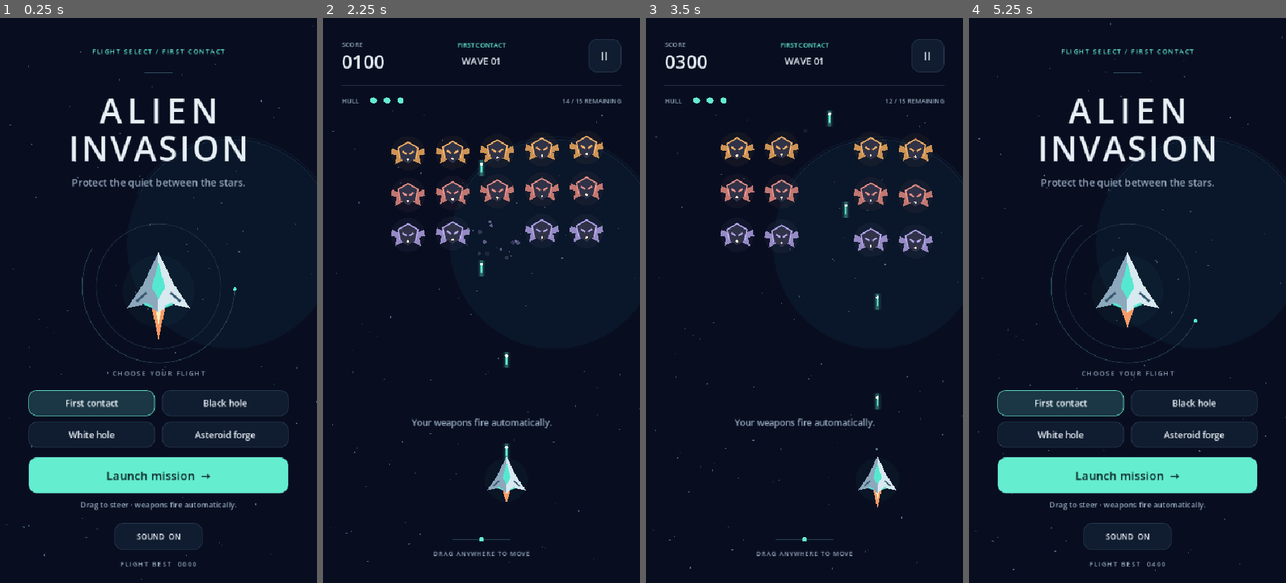
Above: before the commit, frames 1-4 (left to right).
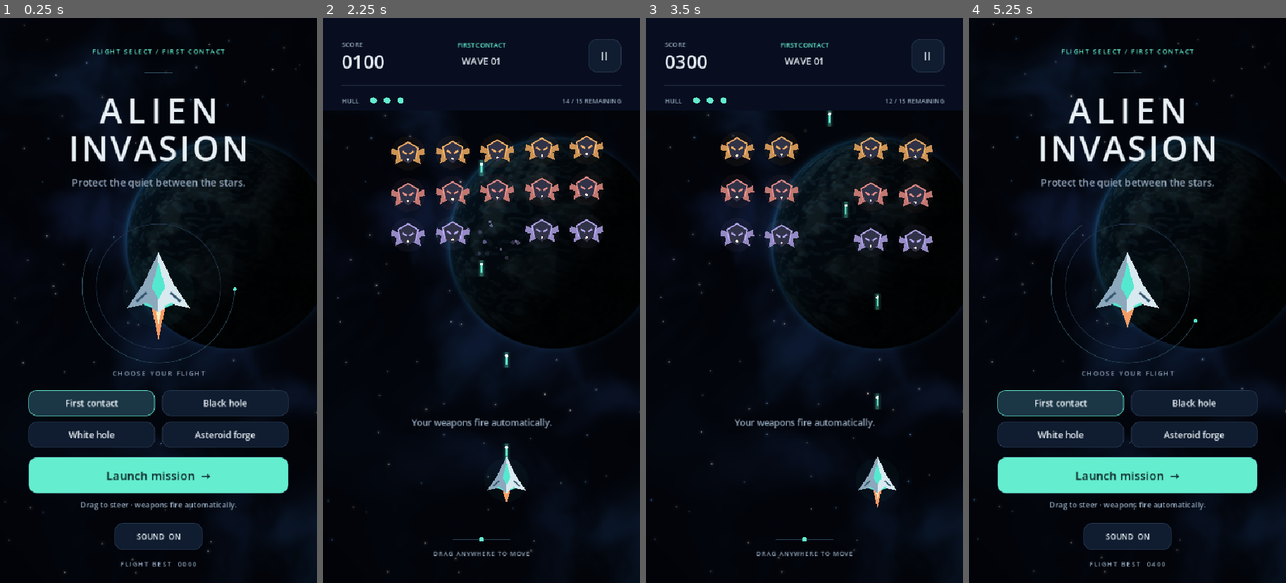
Above: after the commit, the same moments.

Repository: walgak/alien-invasion
Game: Godot game, scene res://main.tscn
The game is run twice, just before and just after one commit, with the same random seed, the same clock (stepped at 60 frames per second) and the same inputs.
Inputs (mouse positions are in pixels of both pictures, inside the frame that each line leads up to):
- Up to frame 1 (0.25 s): no input
- Up to frame 2 (2.25 s): click "Launch mission →" at 0.5 s; tap Enter at 1.25 s; move the mouse to (551, 272) at 1.27 s; hold Right (ui_right) 1.28-2 s; tap P at 1.35 s; click (551, 272) at 1.42 s; tap Space at 1.52 s; click "Resume flight →" at 2 s
- Up to frame 3 (3.5 s): drag from (741, 328) to (788, 413) at 2.77 s
- Up to frame 4 (5.25 s): move the mouse to (1159, 176) at 3.52 s; hold Right (ui_right) 3.53-4.25 s; tap P at 3.6 s; click (1159, 176) at 3.67 s; tap Space at 4.25 s; drag from (1111, 413) to (1032, 215) at 4.27 s; click "Return to title" at 5 s

The runs differ from the first frame. In frame 1, 12% of the frame differs, in the area x 0-100%, y 1-100%; in frame 2, 12%; in frame 3, 11%; in frame 4, 12%, in the area x 0-100%, y 0-100%.

Commit message:
Refract the background through space folds and boss attacks

Diff:
--- a/mobile/scripts/asteroid.gd
+++ b/mobile/scripts/asteroid.gd
@@ -69,11 +69,19 @@
 func _draw() -> void:
 	draw_fold_lines()
 	draw_colored_polygon(outline, Color("fff0d5") if flash > 0 else Color("495065"))
+	if flash <= 0:
+		var light := Vector2(-0.6, -0.8).rotated(-rotation)
+		for i in range(outline.size()):
+			var next := (i + 1) % outline.size()
+			var facing := (outline[i] + outline[next]).normalized().dot(light)
+			var face := PackedVector2Array([Vector2(-radius * 0.12, -radius * 0.08), outline[i], outline[next]])
+			draw_colored_polygon(face, Color("303747").lerp(Color("8795aa"), (facing + 1.0) * 0.5))
 	var closed := outline.duplicate()
 	closed.append(outline[0])
 	draw_polyline(closed, Color("caa48c"), 1.5, true)
 	draw_circle(Vector2(-radius * 0.3, -radius * 0.25), radius * 0.25, Color("2d3449"))
 	draw_circle(Vector2(radius * 0.28, radius * 0.1), radius * 0.16, Color("333c50"))
+	draw_arc(Vector2(-radius * 0.3, -radius * 0.25), radius * 0.25, 0.2 - rotation, 2.3 - rotation, 20, Color("a4abc2", 0.45), 1.0, true)
 	var damage_ratio := 1.0 - float(health) / float(max_health)
 	if damage_ratio > 0.28:
 		draw_polyline(PackedVector2Array([Vector2(-radius, 0), Vector2(0, -5), Vector2(5, 9), Vector2(radius, radius * 0.4)]), Color("ffb86a"), 2, true)
--- a/mobile/scripts/boss.gd
+++ b/mobile/scripts/boss.gd
@@ -244,8 +244,14 @@
 		draw_rift_cannon(tint)
 	draw_space_folds(well_position, radius, tint, active)
 	if active:
-		draw_circle(well_position, radius, Color("f2fdff") if kind == "white" else Color("01030a"))
-		draw_arc(well_position, radius, 0, TAU, 56, tint, 3, true)
+		if kind == "white":
+			for layer in range(8, 0, -1):
+				var fraction := float(layer) / 8.0
+				draw_circle(well_position, radius * fraction, Color("a5d9ef").lerp(Color("ffffff"), 1.0 - fraction))
+		else:
+			draw_circle(well_position, radius, Color("01030a"))
+		draw_arc(well_position, radius, 0, TAU, 56, Color(tint, 0.6), 2, true)
+		draw_arc(well_position + Vector2(-1, -1), radius + 1.5, -2.8, -0.3, 40, Color("e6ecff"), 1.4, true)
 	else:
 		draw_arc(well_position, radius, animation_time, animation_time + PI * 1.65, 48, tint, 2, true)
 		draw_line(well_position - Vector2(9,0), well_position + Vector2(9,0), tint, 1, true)
@@ -254,44 +260,21 @@
 		draw_arc(game.ship.position, 42 + (0.18 - tap_flash) * 110, 0, TAU, 56, Color("6cf4d4"), 2, true)
 
 func draw_space_folds(center: Vector2, core_radius: float, tint: Color, active: bool) -> void:
-	var fold_span := 96.0 if active else 58.0
-	var fold_count := 7 if active else 5
+	# The background shader bends the sky. These sparse glints sit on its ridges.
 	var direction := 1.0 if kind == "white" else -1.0
-	var pulse := fposmod(animation_time * (0.72 if active else 0.38) * direction, 1.0)
-	for i in range(fold_count):
-		var travel := fposmod(float(i) / float(fold_count) + pulse, 1.0)
-		var ring_offset := travel * fold_span
-		var alpha := 0.11 + (1.0 - travel) * (0.29 if active else 0.12)
-		var line_width := 1.2 + (1.0 - travel) * (1.0 if active else 0.3)
-		if kind == "white":
-			alpha = 0.09 + travel * (0.27 if active else 0.11)
-			line_width = 1.0 + travel * (1.0 if active else 0.3)
-		var ring_radius := core_radius + 8.0 + ring_offset
-		draw_warped_ring(center, ring_radius, i, Color(tint, alpha), line_width)
-	if not active:
-		return
-	for i in range(14):
-		var angle := float(i) / 14.0 * TAU + sin(animation_time * 0.7 + i) * 0.08
-		var outer := core_radius + 118.0 + sin(animation_time * 1.1 + i * 0.7) * 8.0
-		var inner := core_radius + 22.0 + cos(animation_time * 1.4 + i) * 5.0
-		if kind == "white":
-			var swap := inner
-			inner = outer - 44.0
-			outer = swap + 118.0
-		var from := center + Vector2.from_angle(angle) * inner
-		var to := center + Vector2.from_angle(angle + 0.045 * direction) * outer
-		draw_line(from, to, Color(tint, 0.08), 1.0, true)
-
-func draw_warped_ring(center: Vector2, ring_radius: float, seed: int, color: Color, width: float) -> void:
-	var points := PackedVector2Array()
-	var segments := 96
-	for n in range(segments + 1):
-		var angle := float(n) / float(segments) * TAU
-		var ripple := sin(angle * 5.0 + animation_time * 2.5 + seed * 0.9) * 4.0
-		ripple += sin(angle * 9.0 - animation_time * 1.7 + seed * 0.45) * 2.2
-		var squeeze := 1.0 + sin(angle * 2.0 + animation_time + seed) * 0.025
-		points.append(center + Vector2.from_angle(angle) * (ring_radius * squeeze + ripple))
-	draw_polyline(points, color, width, true)
+	var spacing := TAU / 0.255
+	var offset := fposmod(animation_time * direction * 5.5 / 0.255, spacing)
+	var outer := 164.0 if active else 112.0
+	for i in range(6):
+		var ring_radius := core_radius + offset + i * spacing
+		if ring_radius > outer:
+			break
+		var envelope := (1.0 - smoothstep(outer * 0.66, outer, ring_radius)) * smoothstep(core_radius, core_radius + 12.0, ring_radius)
+		var points := PackedVector2Array()
+		for n in range(33):
+			var angle := -2.9 + float(n) / 32.0 * 1.7
+			points.append(center + Vector2(cos(angle), sin(angle) * 0.83) * ring_radius)
+		draw_polyline(points, Color(tint, envelope * (0.17 if active else 0.05)), 1.0, true)
 
 func draw_rift_cannon(tint: Color) -> void:
 	var trail := PackedVector2Array()
--- a/mobile/scripts/game.gd
+++ b/mobile/scripts/game.gd
@@ -9,6 +9,8 @@
 const Interface = preload("res://scripts/interface.gd")
 const Boss = preload("res://scripts/boss.gd")
 const Asteroid = preload("res://scripts/asteroid.gd")
+const SpaceBackground = preload("res://scripts/space_background.gd")
+const SpaceFolds = preload("res://scripts/space_folds.gd")
 const ENEMY_COUNT := 15
 const POINTS_PER_ENEMY := 100
 enum State { MENU, PLAYING, PAUSED, WON, LOST }
@@ -35,20 +37,19 @@
 var enemies: Array[Node2D] = []
 var projectiles: Array[Node2D] = []
 var particles: Array[Dictionary] = []
-var stars: Array[Vector3] = []
 var rng := RandomNumberGenerator.new()
 var progress = Progress.new()
 var ship = Ship.new()
 var sound = Sound.new()
 var interface = Interface.new()
+var space_background = SpaceBackground.new()
+var space_folds = SpaceFolds.new()
 
 func _ready() -> void:
 	rng.randomize()
-	# A separate deterministic generator keeps the sky independent of gameplay.
-	var sky := RandomNumberGenerator.new()
-	sky.seed = 41
-	for i in range(95):
-		stars.append(Vector3(sky.randf(), sky.randf(), sky.randf_range(0.3, 1.0)))
+	space_background.z_index = -30
+	add_child(space_background)
+	add_child(space_folds)
 	add_child(ship)
 	add_child(sound)
 	sound.enabled = progress.sound_enabled
@@ -80,6 +81,7 @@
 			boss.well_position *= resize_scale
 	interface.size = arena
 	interface.refresh()
+	refresh_space()
 	queue_redraw()
 
 func show_title() -> void:
@@ -183,6 +185,11 @@
 				particles.remove_at(i)
 	queue_redraw()
 	interface.queue_redraw()
+	refresh_space()
+
+func refresh_space() -> void:
+	space_background.update_background(arena, visual_time)
+	space_folds.update_effects(self)
 
 func update_enemies(_delta: float) -> void:
 	var spacing_scale := minf(1.0, (arena.x - 160.0) / 304.0)
@@ -435,14 +442,6 @@
 		progress.save()
 
 func _draw() -> void:
-	draw_rect(Rect2(Vector2.ZERO, arena), Color("080e20"))
-	var planet := Vector2(arena.x * 0.73, arena.y * 0.4)
-	draw_circle(planet, 178, Color("0a1629"))
-	draw_arc(planet, 178, -2.65, 0.2, 100, Color("162b43"), 1, true)
-	draw_arc(planet, 182, -2.65, 0.0, 100, Color(0.1, 0.25, 0.32, 0.22), 2, true)
-	for star in stars:
-		var point := Vector2(star.x * arena.x, fmod(star.y * arena.y + visual_time * star.z * 10.0, arena.y))
-		draw_circle(point, 0.6 + star.z * 0.7, Color(0.57, 0.74, 0.85, star.z * 0.58))
 	if state == State.MENU:
 		var center := Vector2(arena.x * 0.5, arena.y * 0.475)
 		draw_arc(center, 106, 0.0, TAU, 90, Color("203248"), 1, true)
--- /dev/null
+++ b/mobile/scripts/space_background.gd
@@ -0,0 +1,21 @@
+extends Node2D
+## An opaque, textured sky behind the actors and the space-fold refraction pass.
+
+const SKY_SHADER = preload("res://shaders/space_background.gdshader")
+
+var arena_size := Vector2(540.0, 960.0)
+var sky_material := ShaderMaterial.new()
+
+func _init() -> void:
+	sky_material.shader = SKY_SHADER
+	material = sky_material
+	update_background(arena_size, 0.0)
+
+func update_background(arena: Vector2, time: float) -> void:
+	arena_size = arena
+	sky_material.set_shader_parameter("arena_size", arena_size)
+	sky_material.set_shader_parameter("visual_time", time)
+	queue_redraw()
+
+func _draw() -> void:
+	draw_rect(Rect2(Vector2.ZERO, arena_size), Color.WHITE)
--- /dev/null
+++ b/mobile/scripts/space_folds.gd
@@ -0,0 +1,59 @@
+extends ColorRect
+## One background-only refraction pass; actors and HUD draw above this layer.
+
+const MAX_LENSES := 8
+const MAX_STRANDS := 6
+const FoldShader = preload("res://shaders/space_folds.gdshader")
+var lens_count := 0
+var strand_count := 0
+
+func _init() -> void:
+	mouse_filter = Control.MOUSE_FILTER_IGNORE
+	z_index = -20
+	material = ShaderMaterial.new()
+	material.shader = FoldShader
+
+func update_effects(game: Node2D) -> void:
+	size = game.arena
+	var lenses := PackedVector4Array()
+	var styles := PackedVector4Array()
+	var strands := PackedVector4Array()
+	var strand_styles := PackedVector4Array()
+	var boss: Node2D = game.boss
+	if is_instance_valid(boss) and boss.visible:
+		if boss.kind != "asteroid" and boss.phase in ["warning", "active"]:
+			var active: bool = boss.phase == "active"
+			lenses.append(Vector4(boss.well_position.x, boss.well_position.y, 164.0 if active else 112.0, 1.0 if active else 0.3))
+			styles.append(Vector4(31.0 if active else 25.0, 1.0 if boss.kind == "white" else -1.0, 0.0, boss.animation_time))
+			if boss.cannon_active:
+				lenses.append(Vector4(boss.cannon_position.x, boss.cannon_position.y, 57.0, 0.85))
+				styles.append(Vector4(10.0, 1.0, 1.0, boss.animation_time))
+				var tail: Vector2 = boss.cannon_position - boss.cannon_velocity.normalized() * 112.0
+				strands.append(Vector4(tail.x, tail.y, boss.cannon_position.x, boss.cannon_position.y))
+				strand_styles.append(Vector4(20.0, 0.75, boss.animation_time, 1.0))
+		elif boss.kind == "asteroid" and boss.phase in ["active", "clearing"]:
+			lenses.append(Vector4(boss.body_position.x, boss.body_position.y, 87.0, 0.28))
+			styles.append(Vector4(36.0, -1.0, 1.0, boss.animation_time))
+		for rock in game.asteroids:
+			if lenses.size() < MAX_LENSES:
+				var strength := 0.65 if rock.motion_phase != "flight" else 0.3
+				lenses.append(Vector4(rock.position.x, rock.position.y, rock.radius + 39.0, strength))
+				styles.append(Vector4(rock.radius * 0.85, -1.0, 1.0, boss.animation_time))
+			if rock.fold_life > 0.0 and strands.size() < MAX_STRANDS:
+				var alpha: float = rock.fold_life / rock.RELEASE_FADE_SECONDS
+				strands.append(Vector4(rock.fold_origin.x, rock.fold_origin.y, rock.position.x, rock.position.y))
+				strand_styles.append(Vector4(16.0 + rock.radius * 0.2, alpha, boss.animation_time, -1.0))
+	lens_count = lenses.size()
+	strand_count = strands.size()
+	lenses.resize(MAX_LENSES)
+	styles.resize(MAX_LENSES)
+	strands.resize(MAX_STRANDS)
+	strand_styles.resize(MAX_STRANDS)
+	material.set_shader_parameter("arena_size", size)
+	material.set_shader_parameter("lens_count", lens_count)
+	material.set_shader_parameter("lenses", lenses)
+	material.set_shader_parameter("lens_styles", styles)
+	material.set_shader_parameter("strand_count", strand_count)
+	material.set_shader_parameter("strands", strands)
+	material.set_shader_parameter("strand_styles", strand_styles)
+	visible = lens_count > 0 or strand_count > 0
--- /dev/null
+++ b/mobile/shaders/space_background.gdshader
@@ -0,0 +1,93 @@
+shader_type canvas_item;
+render_mode unshaded;
+
+uniform vec2 arena_size = vec2(540.0, 960.0);
+uniform float visual_time = 0.0;
+
+varying vec2 canvas_position;
+
+float hash21(vec2 p) {
+	p = fract(p * vec2(123.34, 456.21));
+	p += dot(p, p + 45.32);
+	return fract(p.x * p.y);
+}
+
+float noise(vec2 p) {
+	vec2 cell = floor(p);
+	vec2 f = fract(p);
+	f = f * f * (3.0 - 2.0 * f);
+	return mix(mix(hash21(cell), hash21(cell + vec2(1.0, 0.0)), f.x),
+		mix(hash21(cell + vec2(0.0, 1.0)), hash21(cell + vec2(1.0)), f.x), f.y);
+}
+
+float cloud_noise(vec2 p) {
+	float value = 0.0;
+	float amplitude = 0.53;
+	for (int octave = 0; octave < 4; octave++) {
+		value += amplitude * noise(p);
+		p = mat2(vec2(1.60, 1.20), vec2(-1.20, 1.60)) * p + vec2(8.3, 2.7);
+		amplitude *= 0.48;
+	}
+	return value;
+}
+
+vec3 star_layer(vec2 p, float spacing, float seed) {
+	vec2 grid = p / spacing;
+	vec2 cell = floor(grid);
+	float chance = hash21(cell + seed);
+	vec2 offset = vec2(hash21(cell + seed + 9.1), hash21(cell + seed + 38.4));
+	// Keep each star inside its tile, including its halo, so there are no seams.
+	vec2 delta = (fract(grid) - mix(vec2(0.16), vec2(0.84), offset)) * spacing;
+	float size = mix(0.45, 1.15, chance);
+	float distance_squared = dot(delta, delta);
+	float core = exp(-distance_squared / (size * size));
+	float halo = exp(-distance_squared / (size * size * 13.0)) * 0.12;
+	float twinkle = 0.80 + 0.20 * sin(visual_time * (0.50 + chance) + chance * 73.0);
+	vec3 tint = mix(vec3(0.37, 0.65, 0.97), vec3(0.94, 0.87, 0.71), offset.x);
+	return tint * (core + halo) * twinkle * step(0.42, chance);
+}
+
+void vertex() {
+	canvas_position = VERTEX;
+}
+
+void fragment() {
+	vec2 p = canvas_position;
+	vec2 uv = p / max(arena_size, vec2(1.0));
+	vec2 sky = p / 410.0;
+	float broad = cloud_noise(sky * 1.3 + vec2(6.2, 3.8));
+	float cloud = cloud_noise(sky * 4.2 + vec2(broad * 2.5, broad * -1.8));
+	float band_distance = (uv.x - 0.73 + 0.40 * sin(uv.y * 4.0 + 0.5)) * 1.75;
+	float band = exp(-band_distance * band_distance);
+	float filaments = smoothstep(0.34, 0.83, cloud) * band;
+	vec3 color = mix(vec3(0.007, 0.013, 0.032), vec3(0.013, 0.027, 0.061), broad);
+	vec3 nebula_tint = mix(vec3(0.047, 0.058, 0.155), vec3(0.021, 0.127, 0.166), broad);
+	color += nebula_tint * filaments * 0.78;
+	color += vec3(0.030, 0.026, 0.061) * pow(cloud, 4.0) * band;
+	color += star_layer(p + vec2(0.0, visual_time * 0.65), 62.0, 11.7) * 0.72;
+	color += star_layer(p + vec2(19.0, visual_time * 1.15), 141.0, 82.1) * 0.87;
+
+	// A spherical planet supplies curved surface detail and a lit horizon for
+	// the refraction pass. Its low contrast leaves bullets and ships readable.
+	vec2 planet = (p - arena_size * vec2(0.73, 0.40)) / 178.0;
+	float radius = length(planet);
+	float atmosphere = exp(-abs(radius - 1.01) * 43.0);
+	vec3 light_direction = normalize(vec3(-0.69, -0.48, 0.38));
+	vec3 normal = vec3(planet, sqrt(max(0.0, 1.0 - dot(planet, planet))));
+	float sunlight = max(0.0, dot(normal, light_direction));
+	float hemisphere_light = 0.19 + 0.81 * max(0.0, dot(normalize(vec3(planet, 0.17)), light_direction));
+	color += vec3(0.075, 0.25, 0.35) * atmosphere * hemisphere_light * 0.70;
+	if (radius < 1.0) {
+		vec2 surface = vec2(atan(normal.x, max(normal.z, 0.001)), asin(clamp(normal.y, -1.0, 1.0)));
+		float land = cloud_noise(surface * 5.2 + vec2(11.3, 21.8));
+		float wisps = noise(surface * vec2(16.0, 33.0) + land * 3.0);
+		vec3 planet_color = mix(vec3(0.013, 0.043, 0.069), vec3(0.061, 0.107, 0.127), smoothstep(0.40, 0.65, land));
+		planet_color += vec3(0.060, 0.098, 0.115) * smoothstep(0.51, 0.73, wisps) * 0.44;
+		planet_color *= 0.10 + sunlight * 0.95;
+		planet_color += vec3(0.028, 0.116, 0.170) * pow(1.0 - normal.z, 3.0) * sunlight;
+		float silhouette = 1.0 - smoothstep(0.992, 1.0, radius);
+		color = mix(color, planet_color, silhouette);
+	}
+	float vignette = 1.0 - 0.30 * smoothstep(0.2, 0.83, length(uv - vec2(0.5)));
+	COLOR = vec4(color * vignette, 1.0);
+}
--- /dev/null
+++ b/mobile/shaders/space_folds.gdshader
@@ -0,0 +1,88 @@
+shader_type canvas_item;
+render_mode unshaded;
+
+uniform sampler2D screen_texture : hint_screen_texture, repeat_disable, filter_linear;
+uniform vec2 arena_size = vec2(540.0, 960.0);
+uniform int lens_count = 0;
+uniform vec4 lenses[8]; // center, influence radius, strength
+uniform vec4 lens_styles[8]; // core radius, direction, object flag, simulation time
+uniform int strand_count = 0;
+uniform vec4 strands[6]; // boss/tail endpoint, rock/cannon endpoint
+uniform vec4 strand_styles[6]; // width, strength, simulation time, travel direction
+uniform float refraction_strength : hint_range(0.0, 1.0) = 1.0;
+
+void fragment() {
+	vec2 pixel = UV * arena_size;
+	vec2 displacement = vec2(0.0);
+	vec3 gleam = vec3(0.0);
+	float shade = 0.0;
+	float dispersion = 0.0;
+	for (int i = 0; i < 8; i++) {
+		if (i >= lens_count) { break; }
+		vec4 lens = lenses[i];
+		vec4 style = lens_styles[i];
+		vec2 delta = pixel - lens.xy;
+		// A tilted circular well reads as an elliptical surface with depth.
+		float flatten = mix(0.83, 1.0, style.z);
+		vec2 surface = delta / vec2(1.0, flatten);
+		float radius = length(surface);
+		if (radius >= lens.z || radius < 0.5) { continue; }
+		vec2 normal = surface / radius;
+		float shell = max(radius - style.x, 0.0);
+		float envelope = (1.0 - smoothstep(lens.z * 0.66, lens.z, radius)) * smoothstep(style.x * 0.65, style.x + 9.0, radius);
+		float phase = shell * 0.255 - style.w * style.y * 5.5;
+		float wave = sin(phase);
+		float ripple = wave * envelope;
+		float throat = exp(-shell * shell / (style.z > 0.5 ? 620.0 : 1750.0));
+		float bend = (ripple * mix(9.0, 3.0, style.z) + throat * mix(27.0, 15.0, style.z) * -style.y) * lens.w;
+		vec2 tangent = vec2(-normal.y, normal.x);
+		displacement += (normal * bend + tangent * throat * (1.0 - style.z) * 6.0 * lens.w) * vec2(1.0, flatten);
+		// Opposing light and shadow on each fold give its refracted ridge thickness.
+		float crest = pow(max(0.0, cos(phase)), 12.0) * envelope;
+		float trough = pow(max(0.0, -cos(phase + 0.55)), 6.0) * envelope;
+		float rim_distance = (radius - style.x - 6.0) / 5.0;
+		float rim = exp(-rim_distance * rim_distance);
+		float lighting = 0.4 + 0.6 * max(dot(normal, normalize(vec2(-0.5, -0.8))), 0.0);
+		vec3 tint = style.y < 0.0 && style.z < 0.5 ? vec3(0.52, 0.40, 1.0) : vec3(0.40, 0.84, 1.0);
+		gleam += tint * (crest * 0.105 * lighting + rim * 0.2) * lens.w;
+		shade += (trough * 0.2 + throat * 0.15) * lens.w;
+		dispersion += (crest + rim) * 0.65 * lens.w;
+	}
+	for (int i = 0; i < 6; i++) {
+		if (i >= strand_count) { break; }
+		vec4 strand = strands[i];
+		vec4 style = strand_styles[i];
+		vec2 axis = strand.zw - strand.xy;
+		float length_squared = max(dot(axis, axis), 1.0);
+		float along = clamp(dot(pixel - strand.xy, axis) / length_squared, 0.0, 1.0);
+		vec2 tangent = axis * inversesqrt(length_squared);
+		vec2 normal = vec2(-tangent.y, tangent.x);
+		float bend = sin(along * TAU * 2.0 + style.z * 4.0) * 3.0 * sin(along * 3.14159265);
+		vec2 nearest = strand.xy + axis * along + normal * bend;
+		vec2 delta = pixel - nearest;
+		float distance_to_strand = length(delta);
+		if (distance_to_strand > style.x * 2.8) { continue; }
+		float cross_section = dot(delta, normal) / style.x;
+		float envelope = exp(-distance_to_strand * distance_to_strand / (style.x * style.x));
+		float travel = sin(along * 24.0 - style.z * style.w * 12.0);
+		// A cylindrical lens stretches the sky across the strand, with travelling folds.
+		displacement += normal * cross_section * envelope * 22.0 * style.y;
+		displacement += tangent * travel * envelope * 5.0 * style.y;
+		float highlight_distance = (cross_section + 0.38) * 3.8;
+		float shadow_distance = (cross_section - 0.5) * 2.8;
+		float highlight = exp(-highlight_distance * highlight_distance);
+		float shadow = exp(-shadow_distance * shadow_distance);
+		float ends = smoothstep(0.0, 0.06, along) * (1.0 - smoothstep(0.94, 1.0, along));
+		gleam += vec3(0.33, 0.70, 0.9) * highlight * envelope * ends * style.y * 0.085;
+		shade += shadow * envelope * ends * style.y * 0.22;
+		dispersion += envelope * style.y * 0.3;
+	}
+	// Keep sampling inside the copied viewport, including folds beside an edge.
+	vec2 half_pixel = SCREEN_PIXEL_SIZE * 0.5;
+	vec2 warped_uv = clamp(SCREEN_UV + displacement / arena_size * refraction_strength, half_pixel, vec2(1.0) - half_pixel);
+	vec2 fringe = normalize(displacement + vec2(0.001)) * min(dispersion, 1.0) / arena_size * refraction_strength;
+	vec3 sky = texture(screen_texture, warped_uv).rgb;
+	sky.r = texture(screen_texture, clamp(warped_uv + fringe, half_pixel, vec2(1.0) - half_pixel)).r;
+	sky.b = texture(screen_texture, clamp(warped_uv - fringe, half_pixel, vec2(1.0) - half_pixel)).b;
+	COLOR = vec4(sky * (1.0 - min(shade, 0.5)) + gleam, 1.0);
+}
--- a/mobile/tests/capture.gd
+++ b/mobile/tests/capture.gd
@@ -50,6 +50,12 @@
 			root.get_texture().get_image().save_png(destination.path_join("firefight.png"))
 		game.boss.begin_special()
 		if mode != "asteroid":
+			# Capture the moving lens as well as the hole it creates.
+			game.boss.step(0.12)
+			game.refresh_space()
+			await process_frame
+			await RenderingServer.frame_post_draw
+			root.get_texture().get_image().save_png(destination.path_join(mode + "-cannon.png"))
 			for i in range(95):
 				game.boss.step(1.0 / 60.0)
 			game.boss.resist()
@@ -60,10 +66,17 @@
 				game.boss.step(1.0 / 60.0)
 				game.update_asteroids(1.0 / 60.0)
 		game.interface.refresh()
+		game.refresh_space()
 		game.queue_redraw()
 		game.boss.queue_redraw()
 		await process_frame
 		await RenderingServer.frame_post_draw
 		root.get_texture().get_image().save_png(destination.path_join(mode + ".png"))
+		# Same lighting and actors, but no displacement: isolates real refraction.
+		game.space_folds.material.set_shader_parameter("refraction_strength", 0.0)
+		await process_frame
+		await RenderingServer.frame_post_draw
+		root.get_texture().get_image().save_png(destination.path_join(mode + "-no-refraction.png"))
+		game.space_folds.material.set_shader_parameter("refraction_strength", 1.0)
 	print("Screens captured to " + destination)
 	quit(0)
Not shown, changed: README.md
Not shown, changed: mobile/README.md
